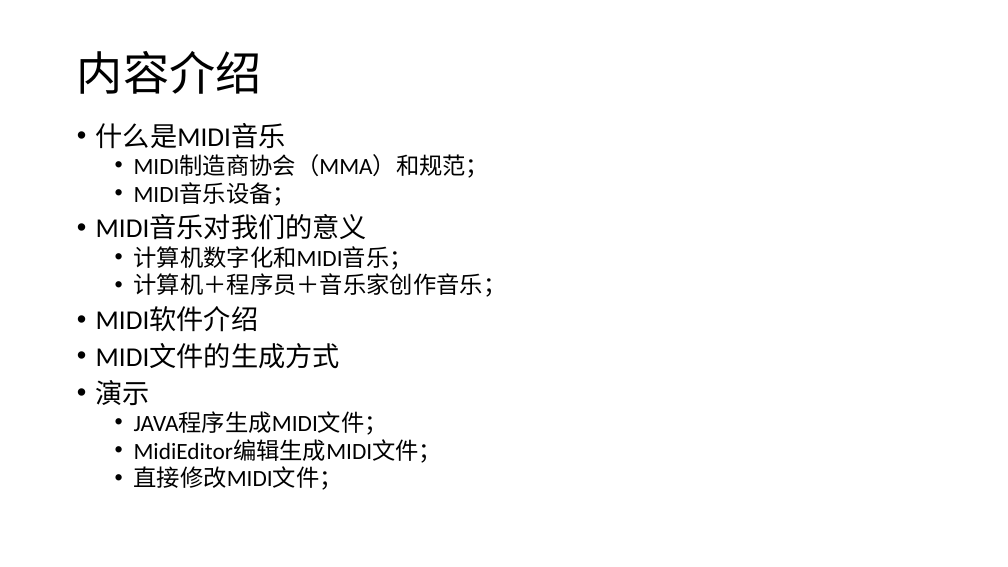
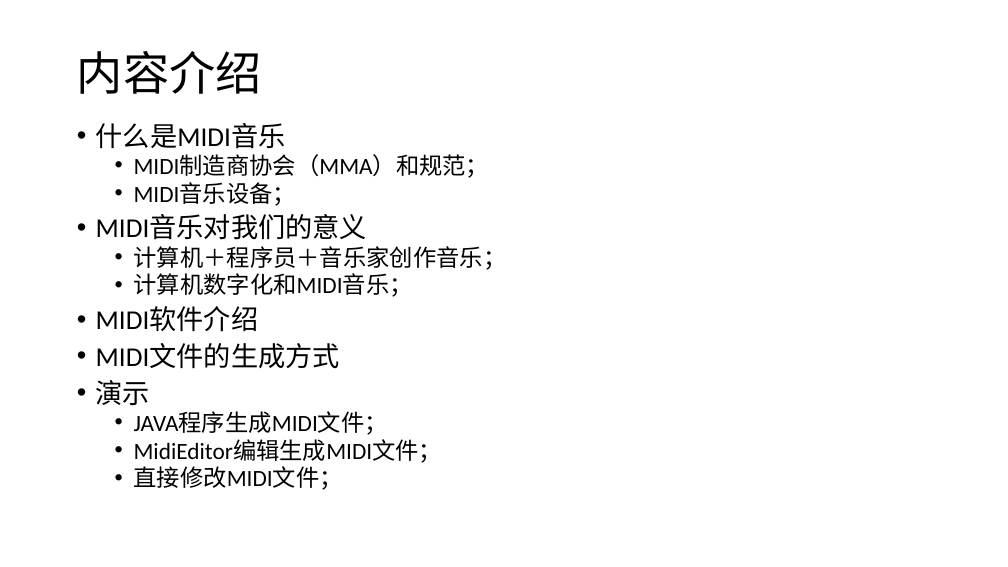
Before and after one commit to huntercao/shared_files, a slide deck: slide 2 of midi/docs/ppt/midi_introduction.pptx. Drawn at 1008x567 pixels with LibreOffice and Linux fonts; fonts in the diff are those of the drawing. Boxes give left, top, right and bottom in pixels: in the first picture for what was removed or moved away, otherwise in the second. Text is boxed around its words. In the diff, an @@ line names an element or a change of style, - is before the commit and + after.

Commit message:
Update pptx

```diff
--- a/midi/docs/ppt/midi_introduction.pptx
+++ b/midi/docs/ppt/midi_introduction.pptx
@@ text at [134,246,507,270]: paragraph added @@
+  • 计算机＋程序员＋音乐家创作音乐；
@@ text at [134,273,507,297]: paragraph removed @@
-  • 计算机＋程序员＋音乐家创作音乐；
```
Also in this commit, not shown: 1 other file.
